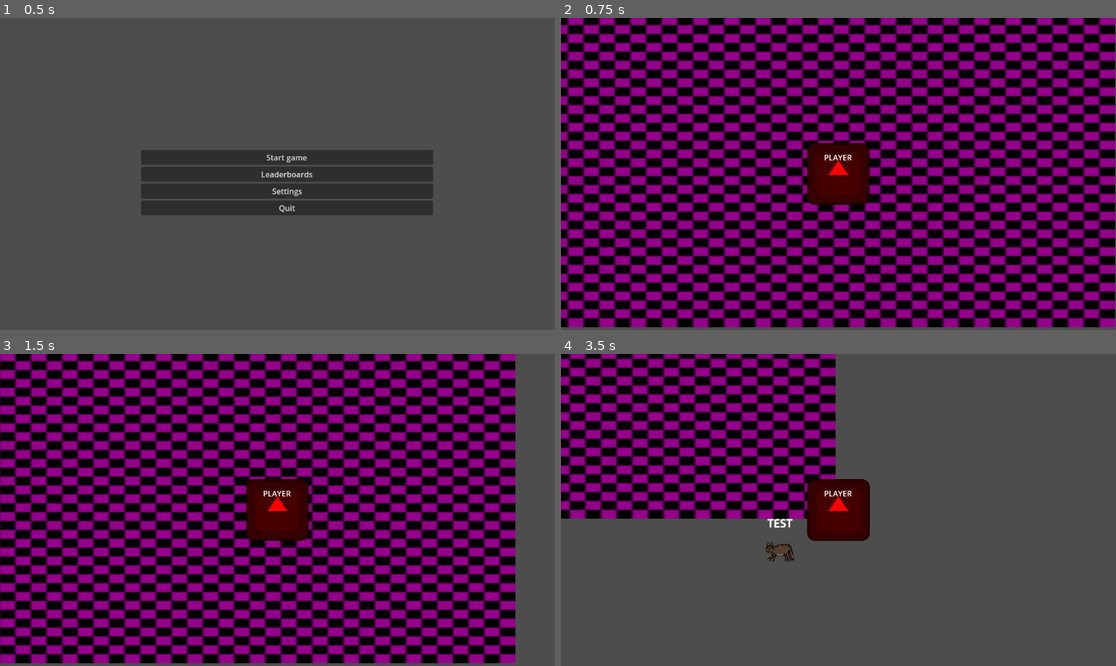
Above: before the commit, frames 1-4 (two rows, left to right).
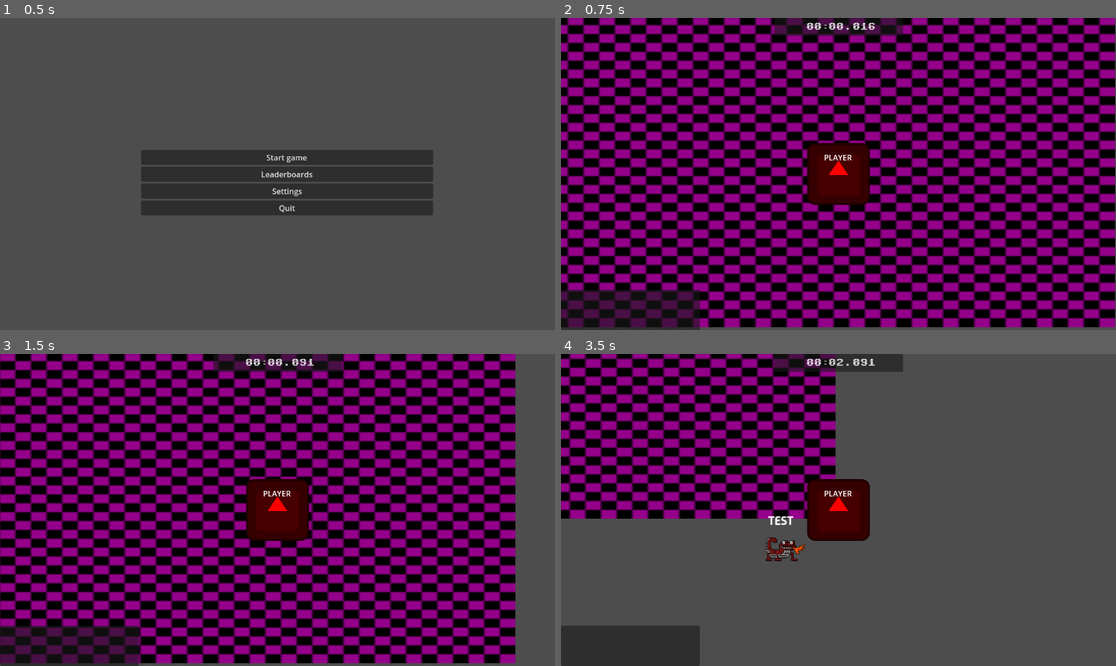
Above: after the commit, the same moments.

Repository: K-Ptak/2DTypingGame
Game: Godot game, scene res://menus/Menu.tscn
Same seed, same stepped clock (60 frames per second), same inputs: the game is played once before the commit and once after it. The engine's default icon, where the game draws it, is replaced by a stand-in: a white triangle on a blue panel in a dark square.
Inputs:
- Up to frame 1 (0.5 s): no input
- Up to frame 2 (0.75 s): click "Leaderboards" at 0.5 s
- Up to frame 3 (1.5 s): tap Enter at 1.25 s; hold Right (right) from 1.28 s (still down)
- Up to frame 4 (3.5 s): release Right (right) at 2.03 s; hold Down (down) 2.03-2.78 s; hold Right (right) from 2.78 s (still down)

Frame 1 is identical in both runs. In frame 2, 2.6% of the frame differs, in the area x 0-62%, y 0-100%; in frame 3, 2.6%; in frame 4, 4.7%.

Commit message:
Add sprites and working game timer

Diff:
--- a/enemies/EnemyBasic.tscn
+++ b/enemies/EnemyBasic.tscn
@@ -1,46 +1,46 @@
 [gd_scene load_steps=11 format=3 uid="uid://s6x00yhtj00y"]
 
 [ext_resource type="Script" path="res://enemies/EnemyBasic.gd" id="1_ys6w1"]
-[ext_resource type="Texture2D" uid="uid://bklifutvan2g1" path="res://assets/placeholder/capy-walk-Sheet.png" id="2_xfugq"]
+[ext_resource type="Texture2D" uid="uid://xtff6iebfg64" path="res://assets/Enemies/rat-Sheet.png" id="2_5npuv"]
 [ext_resource type="FontFile" uid="uid://ckj4xw0ywmbyj" path="res://assets/fonts/Madimi_One/MadimiOne-Regular.ttf" id="3_aigh0"]
 
-[sub_resource type="AtlasTexture" id="AtlasTexture_mxgni"]
-atlas = ExtResource("2_xfugq")
-region = Rect2(0, 0, 64, 64)
+[sub_resource type="AtlasTexture" id="AtlasTexture_y5cel"]
+atlas = ExtResource("2_5npuv")
+region = Rect2(0, 0, 100, 100)
 
-[sub_resource type="AtlasTexture" id="AtlasTexture_e5vfv"]
-atlas = ExtResource("2_xfugq")
-region = Rect2(64, 0, 64, 64)
+[sub_resource type="AtlasTexture" id="AtlasTexture_br08t"]
+atlas = ExtResource("2_5npuv")
+region = Rect2(100, 0, 100, 100)
 
-[sub_resource type="AtlasTexture" id="AtlasTexture_16toy"]
-atlas = ExtResource("2_xfugq")
-region = Rect2(128, 0, 64, 64)
+[sub_resource type="AtlasTexture" id="AtlasTexture_onemg"]
+atlas = ExtResource("2_5npuv")
+region = Rect2(200, 0, 100, 100)
 
-[sub_resource type="AtlasTexture" id="AtlasTexture_yryjy"]
-atlas = ExtResource("2_xfugq")
-region = Rect2(192, 0, 64, 64)
+[sub_resource type="AtlasTexture" id="AtlasTexture_ttvdx"]
+atlas = ExtResource("2_5npuv")
+region = Rect2(300, 0, 100, 100)
 
-[sub_resource type="AtlasTexture" id="AtlasTexture_0ejv5"]
-atlas = ExtResource("2_xfugq")
-region = Rect2(256, 0, 64, 64)
+[sub_resource type="AtlasTexture" id="AtlasTexture_tg4l4"]
+atlas = ExtResource("2_5npuv")
+region = Rect2(400, 0, 100, 100)
 
 [sub_resource type="SpriteFrames" id="SpriteFrames_ekwe3"]
 animations = [{
 "frames": [{
 "duration": 1.0,
-"texture": SubResource("AtlasTexture_mxgni")
+"texture": SubResource("AtlasTexture_y5cel")
 }, {
 "duration": 1.0,
-"texture": SubResource("AtlasTexture_e5vfv")
+"texture": SubResource("AtlasTexture_br08t")
 }, {
 "duration": 1.0,
-"texture": SubResource("AtlasTexture_16toy")
+"texture": SubResource("AtlasTexture_onemg")
 }, {
 "duration": 1.0,
-"texture": SubResource("AtlasTexture_yryjy")
+"texture": SubResource("AtlasTexture_ttvdx")
 }, {
 "duration": 1.0,
-"texture": SubResource("AtlasTexture_0ejv5")
+"texture": SubResource("AtlasTexture_tg4l4")
 }],
 "loop": true,
 "name": &"default",
@@ -48,7 +48,7 @@
 }]
 
 [sub_resource type="RectangleShape2D" id="RectangleShape2D_p3l3x"]
-size = Vector2(64, 64)
+size = Vector2(91, 61)
 
 [node name="EnemyBasic" type="CharacterBody2D"]
 position = Vector2(879, 394)
@@ -58,10 +58,10 @@
 position = Vector2(-9.05991e-06, 0)
 sprite_frames = SubResource("SpriteFrames_ekwe3")
 autoplay = "default"
-frame = 4
 frame_progress = 0.260265
 
 [node name="CollisionShape2D" type="CollisionShape2D" parent="."]
+position = Vector2(1.5, 17.5)
 shape = SubResource("RectangleShape2D_p3l3x")
 
 [node name="RichTextLabel" type="RichTextLabel" parent="."]
--- a/enemies/EnemySprinter.gd
+++ b/enemies/EnemySprinter.gd
@@ -7,3 +7,4 @@
 
 func _physics_process(_delta):
 	move_and_collide(global_position.direction_to(get_node("/root/Main/Player").position) * SPEED * _delta)
+	rotation = velocity.angle()
--- a/enemies/EnemySprinter.tscn
+++ b/enemies/EnemySprinter.tscn
@@ -1,25 +1,53 @@
-[gd_scene load_steps=8 format=3 uid="uid://dftd3nr76x0uj"]
+[gd_scene load_steps=12 format=3 uid="uid://dftd3nr76x0uj"]
 
 [ext_resource type="Script" path="res://enemies/EnemySprinter.gd" id="1_hywgg"]
-[ext_resource type="Texture2D" uid="uid://cfnkthe7elefm" path="res://assets/placeholder/puma-run-Sheet.png" id="2_4rmpg"]
+[ext_resource type="Texture2D" uid="uid://c282qcfivcaob" path="res://assets/Enemies/lizard-Sheet.png" id="2_igyuw"]
 [ext_resource type="FontFile" uid="uid://ckj4xw0ywmbyj" path="res://assets/fonts/Madimi_One/MadimiOne-Regular.ttf" id="3_mr5n2"]
 
-[sub_resource type="AtlasTexture" id="AtlasTexture_ifwqs"]
-atlas = ExtResource("2_4rmpg")
-region = Rect2(0, 0, 64, 64)
+[sub_resource type="AtlasTexture" id="AtlasTexture_21e7f"]
+atlas = ExtResource("2_igyuw")
+region = Rect2(0, 0, 100, 100)
 
-[sub_resource type="AtlasTexture" id="AtlasTexture_yqfc6"]
-atlas = ExtResource("2_4rmpg")
-region = Rect2(64, 0, 64, 64)
+[sub_resource type="AtlasTexture" id="AtlasTexture_pvdyh"]
+atlas = ExtResource("2_igyuw")
+region = Rect2(100, 0, 100, 100)
+
+[sub_resource type="AtlasTexture" id="AtlasTexture_qwbkx"]
+atlas = ExtResource("2_igyuw")
+region = Rect2(200, 0, 100, 100)
+
+[sub_resource type="AtlasTexture" id="AtlasTexture_d6m8v"]
+atlas = ExtResource("2_igyuw")
+region = Rect2(300, 0, 100, 100)
+
+[sub_resource type="AtlasTexture" id="AtlasTexture_7wd7c"]
+atlas = ExtResource("2_igyuw")
+region = Rect2(400, 0, 100, 100)
+
+[sub_resource type="AtlasTexture" id="AtlasTexture_gcm2i"]
+atlas = ExtResource("2_igyuw")
+region = Rect2(500, 0, 100, 100)
 
 [sub_resource type="SpriteFrames" id="SpriteFrames_0ls2r"]
 animations = [{
 "frames": [{
 "duration": 1.0,
-"texture": SubResource("AtlasTexture_ifwqs")
+"texture": SubResource("AtlasTexture_21e7f")
 }, {
 "duration": 1.0,
-"texture": SubResource("AtlasTexture_yqfc6")
+"texture": SubResource("AtlasTexture_pvdyh")
+}, {
+"duration": 1.0,
+"texture": SubResource("AtlasTexture_qwbkx")
+}, {
+"duration": 1.0,
+"texture": SubResource("AtlasTexture_d6m8v")
+}, {
+"duration": 1.0,
+"texture": SubResource("AtlasTexture_7wd7c")
+}, {
+"duration": 1.0,
+"texture": SubResource("AtlasTexture_gcm2i")
 }],
 "loop": true,
 "name": &"default",
@@ -27,7 +55,7 @@
 }]
 
 [sub_resource type="RectangleShape2D" id="RectangleShape2D_njpw7"]
-size = Vector2(64, 64)
+size = Vector2(71, 51)
 
 [node name="EnemySprinter" type="CharacterBody2D"]
 script = ExtResource("1_hywgg")
@@ -38,6 +66,7 @@
 autoplay = "default"
 
 [node name="CollisionShape2D" type="CollisionShape2D" parent="."]
+position = Vector2(-1.5, 1.5)
 shape = SubResource("RectangleShape2D_njpw7")
 
 [node name="RichTextLabel" type="RichTextLabel" parent="."]
--- a/levels/Main.tscn
+++ b/levels/Main.tscn
@@ -34,16 +34,16 @@
 [node name="PathFollow2D" type="PathFollow2D" parent="Player/Path2D"]
 unique_name_in_owner = true
 position = Vector2(-20.012, 15.0102)
-rotation = -0.00215929
+rotation = -0.00215934
 
 [node name="Marker2D" type="Marker2D" parent="Player/Path2D/PathFollow2D"]
 unique_name_in_owner = true
 
 [node name="GUI" parent="Player" instance=ExtResource("6_wndf1")]
-offset_left = -864.0
-offset_top = -478.0
-offset_right = 879.0
-offset_bottom = 455.0
+offset_left = -955.0
+offset_top = -537.0
+offset_right = 967.0
+offset_bottom = 526.0
 
 [node name="Soundtrack" type="AudioStreamPlayer" parent="."]
 stream = ExtResource("5_wnrkh")
--- a/menus/GUI.tscn
+++ b/menus/GUI.tscn
@@ -1,40 +1,82 @@
-[gd_scene load_steps=2 format=3 uid="uid://bouigtkjllql2"]
+[gd_scene load_steps=3 format=3 uid="uid://bouigtkjllql2"]
 
-[ext_resource type="Texture2D" uid="uid://bwf5iw3u2lero" path="res://icon.svg" id="1_46uw0"]
+[ext_resource type="Script" path="res://menus/GameTime.gd" id="1_ysxcr"]
+[ext_resource type="FontFile" uid="uid://dn1v5adx76y26" path="res://assets/fonts/Sixtyfour/static/Sixtyfour-Regular.ttf" id="2_c6dcg"]
 
 [node name="GUI" type="MarginContainer"]
 anchors_preset = 10
 anchor_right = 1.0
 grow_horizontal = 2
 
-[node name="HBoxContainer" type="HBoxContainer" parent="."]
-layout_mode = 2
+[node name="CanvasLayer" type="CanvasLayer" parent="."]
 
-[node name="Bars" type="VBoxContainer" parent="HBoxContainer"]
-layout_mode = 2
+[node name="GameTime" type="Panel" parent="CanvasLayer"]
+anchors_preset = -1
+anchor_left = 0.5
+anchor_top = 0.029
+anchor_right = 0.5
+anchor_bottom = 0.029
+offset_left = -133.0
+offset_top = -18.792
+offset_right = 134.0
+offset_bottom = 18.208
+script = ExtResource("1_ysxcr")
 
-[node name="Bar" type="HBoxContainer" parent="HBoxContainer/Bars"]
-layout_mode = 2
+[node name="Minutes" type="Label" parent="CanvasLayer/GameTime"]
+unique_name_in_owner = true
+layout_mode = 1
+anchors_preset = 8
+anchor_left = 0.5
+anchor_top = 0.5
+anchor_right = 0.5
+anchor_bottom = 0.5
+offset_left = -68.0
+offset_top = -18.5
+offset_right = -20.0
+offset_bottom = 18.5
+grow_horizontal = 2
+grow_vertical = 2
+theme_override_fonts/font = ExtResource("2_c6dcg")
+text = "00:"
+horizontal_alignment = 2
+vertical_alignment = 1
 
-[node name="Count" type="MarginContainer" parent="HBoxContainer/Bars/Bar"]
-layout_mode = 2
+[node name="Seconds" type="Label" parent="CanvasLayer/GameTime"]
+unique_name_in_owner = true
+layout_mode = 1
+anchors_preset = -1
+anchor_left = 0.5
+anchor_top = 0.5
+anchor_right = 0.5
+anchor_bottom = 0.5
+offset_left = -21.5
+offset_top = -18.5
+offset_right = 26.5
+offset_bottom = 18.5
+theme_override_fonts/font = ExtResource("2_c6dcg")
+text = "00:"
+horizontal_alignment = 2
+vertical_alignment = 1
 
-[node name="Background" type="NinePatchRect" parent="HBoxContainer/Bars/Bar/Count"]
-layout_mode = 2
+[node name="Miliseconds" type="Label" parent="CanvasLayer/GameTime"]
+unique_name_in_owner = true
+layout_mode = 1
+anchors_preset = 8
+anchor_left = 0.5
+anchor_top = 0.5
+anchor_right = 0.5
+anchor_bottom = 0.5
+offset_left = 28.5
+offset_top = -18.5
+offset_right = 81.5
+offset_bottom = 18.5
+grow_horizontal = 2
+grow_vertical = 2
+theme_override_fonts/font = ExtResource("2_c6dcg")
+text = "000"
+vertical_alignment = 1
 
-[node name="Title" type="TextureRect" parent="HBoxContainer/Bars/Bar/Count/Background"]
-layout_mode = 2
-offset_right = 427.0
-offset_bottom = 85.0
-texture = ExtResource("1_46uw0")
-
-[node name="Number" type="Label" parent="HBoxContainer/Bars/Bar/Count/Background"]
-layout_mode = 2
-offset_left = 3.0
-offset_top = 1.0
-offset_right = 246.0
-offset_bottom = 108.0
-text = "10"
-
-[node name="Counters" type="HBoxContainer" parent="HBoxContainer"]
-layout_mode = 2
+[node name="Score" type="Panel" parent="CanvasLayer"]
+offset_top = 564.0
+offset_right = 288.0
+offset_bottom = 648.0
--- /dev/null
+++ b/menus/GameTime.gd
@@ -0,0 +1,22 @@
+extends Panel
+
+
+var time: float = 0.0
+var minutes: int = 0
+var seconds: int = 0
+var miliseconds: int = 0
+
+func _process(delta) -> void:
+	time += delta
+	miliseconds = fmod(time, 1) * 100
+	seconds = fmod(time, 60)
+	minutes = fmod(time, 3600) / 60
+	$Minutes.text = "%02d:" % minutes
+	$Seconds.text = "%02d." % seconds
+	$Miliseconds.text = "%03d" % miliseconds
+
+func stop() -> void:
+	set_process(false)
+
+func format_time() -> String:
+	return "%02d:%02d.%03d" % [minutes, seconds, miliseconds]
--- a/player/Player.tscn
+++ b/player/Player.tscn
@@ -5,16 +5,27 @@
 [sub_resource type="GDScript" id="GDScript_n0msr"]
 script/source = "extends CharacterBody2D
 
+signal hp_changed(player_hearts)
+
 @export var speed = 400
 @export var player_position = position
+@export var max_hp: int = 3
+@export var hp: int = max_hp
 
 func get_input():
 	var input_direction = Input.get_vector(\"left\", \"right\", \"up\", \"down\")
 	velocity = input_direction * speed
 
+	if Input.is_action_pressed(\"left\"):
+		$Sprite2D.flip_h = true
+
+	if Input.is_action_pressed(\"right\"):
+		$Sprite2D.flip_h = false
+
 func _physics_process(_delta):
 	get_input()
 	move_and_slide()
+
 "
 
 [sub_resource type="RectangleShape2D" id="RectangleShape2D_f3518"]
Binary file added: assets/Background/background_planks.png
Not shown, added: assets/Background/background_planks.png.import
Binary file added: assets/Enemies/lizard-Sheet.png
Not shown, added: assets/Enemies/lizard-Sheet.png.import
Binary file added: assets/Enemies/rat-Sheet.png
Not shown, added: assets/Enemies/rat-Sheet.png.import
Binary file added: assets/GUI/heart-single-full.png
Not shown, added: assets/GUI/heart-single-full.png.import
